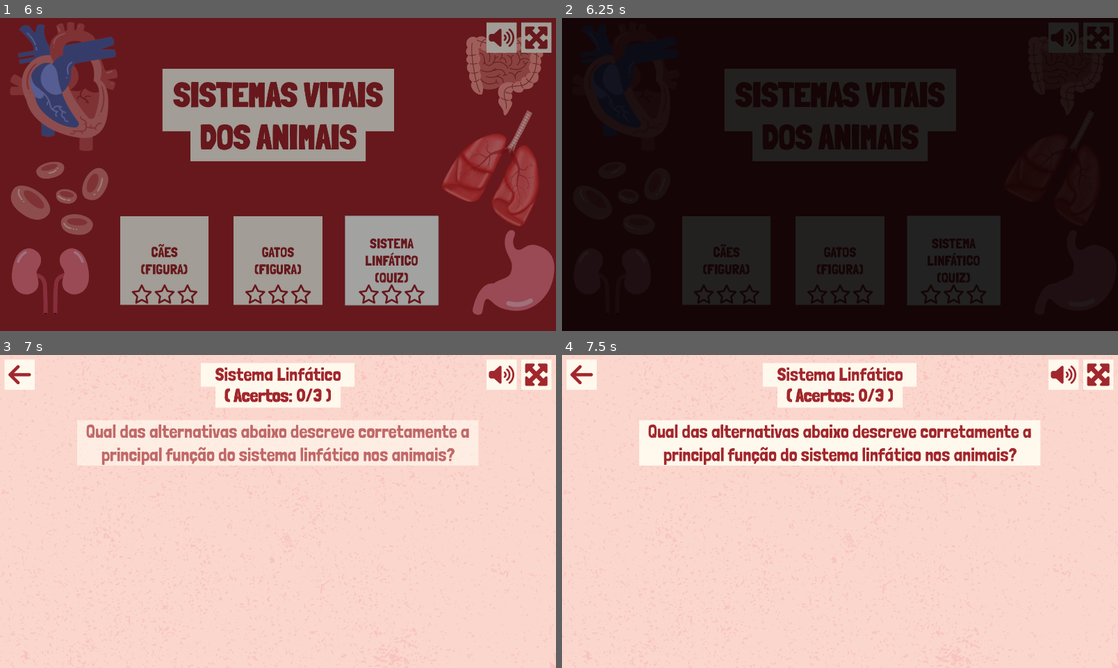
Above: before the commit, frames 1-4 (two rows, left to right).
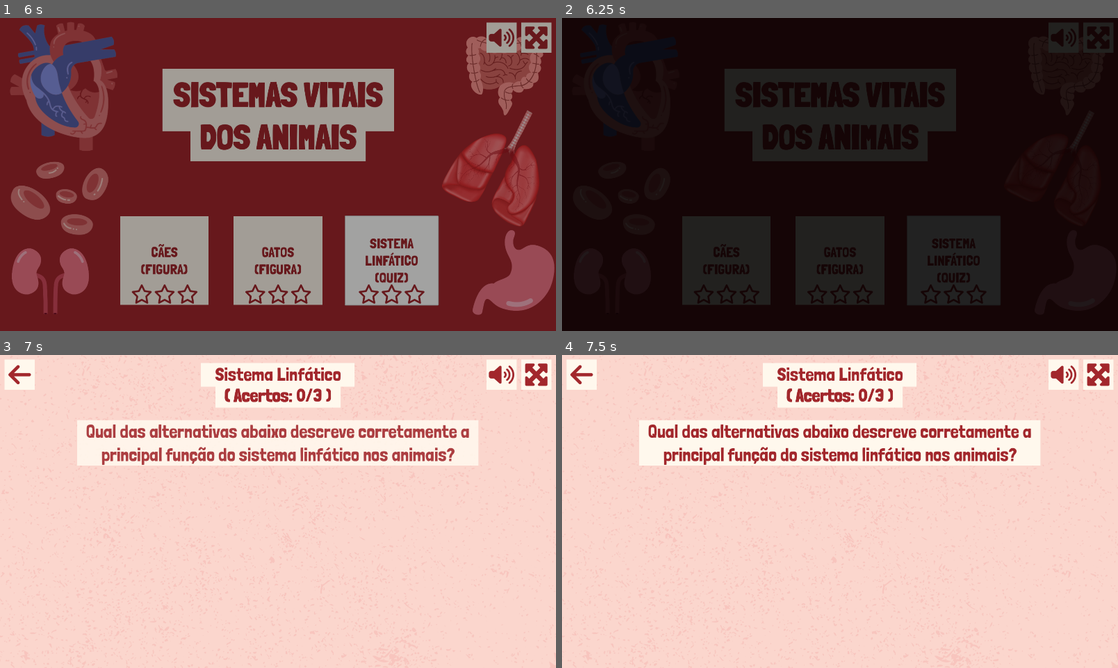
Above: after the commit, the same moments.

Repository: telmotrooper/vet-game
Game: Godot game, scene res://main.tscn
Same seed, same stepped clock (60 frames per second), same inputs: the game is played once before the commit and once after it.
Inputs (mouse positions are in pixels of both pictures, inside the frame that each line leads up to):
- Up to frame 1 (6 s): tap Enter at 0.5 s; click (533, 36) at 1.25 s; click "CÃES (FIGURA)" at 2 s; click (533, 36) at 2.75 s; click (533, 36) at 3.5 s; click (22, 36) at 4.25 s; click "GATOS (FIGURA)" at 5 s; click "SISTEMA LINFÁTICO (QUIZ)" at 5.75 s
- Up to frame 2 (6.25 s): no input
- Up to frame 3 (7 s): no input
- Up to frame 4 (7.5 s): no input

Frames 1-2 are identical in both runs. In frame 3, 2.4% of the frame differs, in the area x 15-85%, y 22-36%; in frame 4, nothing differs.

Commit message:
preventing mouse click when option is faded out

Diff:
--- a/levels/quiz_level.gd
+++ b/levels/quiz_level.gd
@@ -5,8 +5,13 @@
 var current_question: QuizQuestion
 var question_counter: int
 var score := 0
+var tween = create_tween()
 
 const base_text := "[center][b]( Acertos:[/b] %d/%d )[/center]"
+
+const QUESTION_TIME = 0.75
+const QUESTION_INTERVAL = 1.25
+const ANSWER_TIME = 0.5
 
 func _ready() -> void:
 	current_question = questions.pick_random()
@@ -18,21 +23,17 @@
 	question_counter = len(questions)
 	update_text()
 
-	## Make question and answers invisible so they can't be interacted with initially.
-	#%Question.visible = false
-	#%Answers.visible = false
-
 	# Make transparent.
 	%Question.modulate = Color(1,1,1,0)
 	for answer in %Answers.get_children():
+		answer.set_mouse_filter(MOUSE_FILTER_IGNORE) # Ignore mouse click.
 		answer.modulate = Color(1,1,1,0)
 
-	var tween = create_tween()
-
-	tween.tween_property(%Question, "modulate", Color.WHITE, 1.0)
-	tween.tween_interval(1.0)
+	tween.tween_property(%Question, "modulate", Color.WHITE, QUESTION_TIME)
+	tween.tween_interval(QUESTION_INTERVAL)
 	for answer in %Answers.get_children():
-		tween.tween_property(answer, "modulate", Color.WHITE, 0.5)
+		tween.tween_callback(func(): answer.set_mouse_filter(MOUSE_FILTER_STOP)) # Allow mouse click.
+		tween.tween_property(answer, "modulate", Color.WHITE, ANSWER_TIME)
 
 
 func update_question() -> void:
